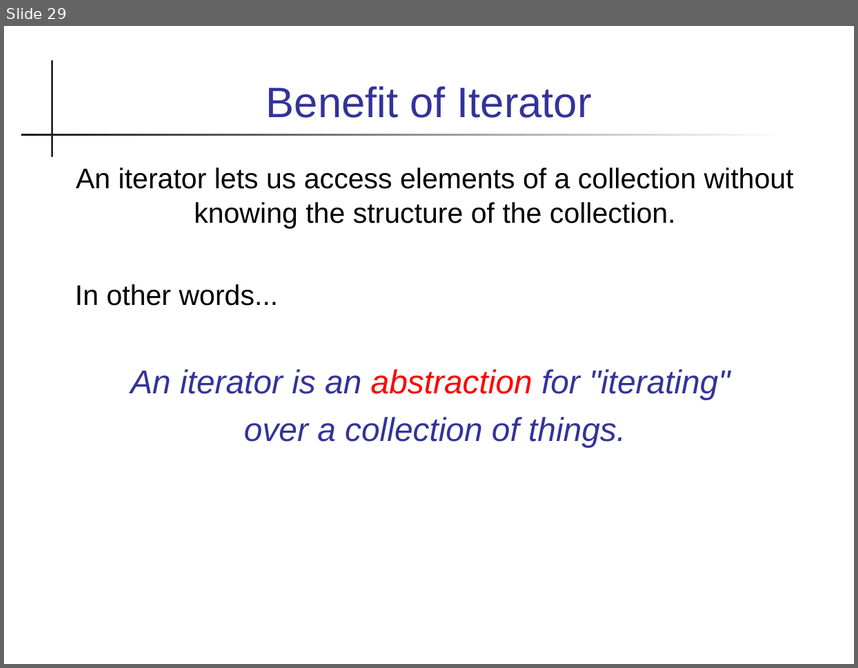
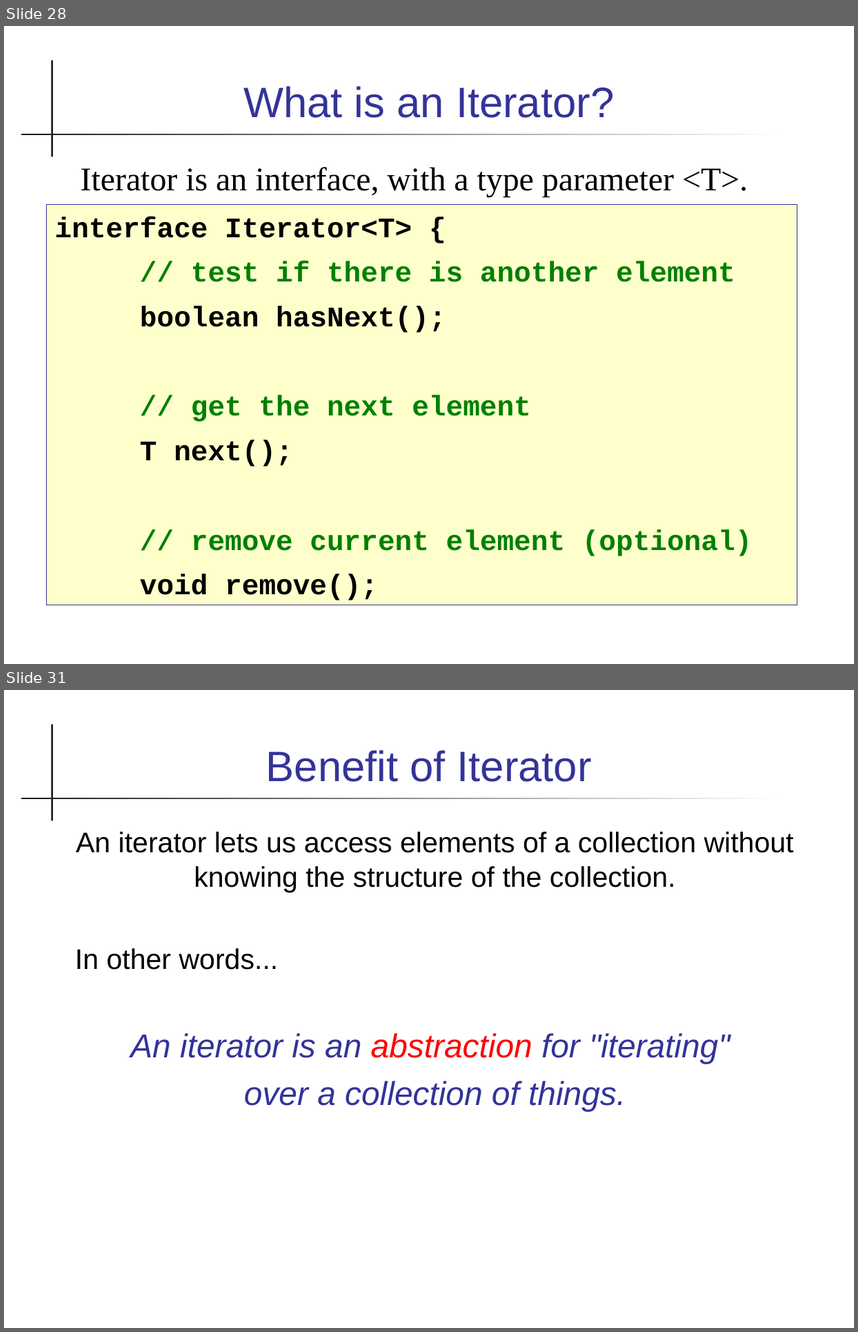
Before and after one commit to skeoop/skeoop.github.io, a slide deck: week4/Collections.ppt. Shown one above the other, each under a label of ours: slide 29 before the commit, slides 28 and 31 after it; the slides between them are not shown. The pictures are 858x668 and 858x1332 pixels, drawn with LibreOffice and Linux fonts; fonts in the diff are those of the drawing. Boxes give left, top, right and bottom in pixels: in the first picture for what was removed or moved away, otherwise in the second. Text is boxed around its words. In the diff, an @@ line names an element or a change of style, - is before the commit and + after.

```diff
--- a/week4/Collections.ppt
+++ b/week4/Collections.ppt
@@ slide 28 added at (4, 26, 854, 664), background #FFFFFF; not listed: 2 template elements that a slide beside it also shows @@
@@ title added at (243, 86, 614, 118), 36 pt, text #333399 @@
+What is an Iterator?
@@ text added at (81, 167, 748, 197), 28 pt, text #000000 @@
+Iterator is an interface, with a type parameter <T>.
@@ rectangle added at (47, 205, 797, 604), fill #FFFFCC, outline #333399 0.74 pt, 24 pt, text #008000, bold @@
+interface Iterator<T> {
+// test if there is another element
+boolean hasNext();
+// get the next element
+T next();
+// remove current element (optional)
+void remove();
@@ what was slide 29 is now slide 31 @@
```
Also in this commit, not shown: 4 slides changed, 1 other slide added, 1 other file.
